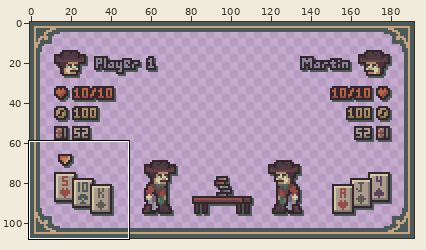
Pixel-art file, stored at dev/Curtel_Game.aseprite. Above: a wide view before the commit, with the close-up outlined.
Close-up. Before the edit:
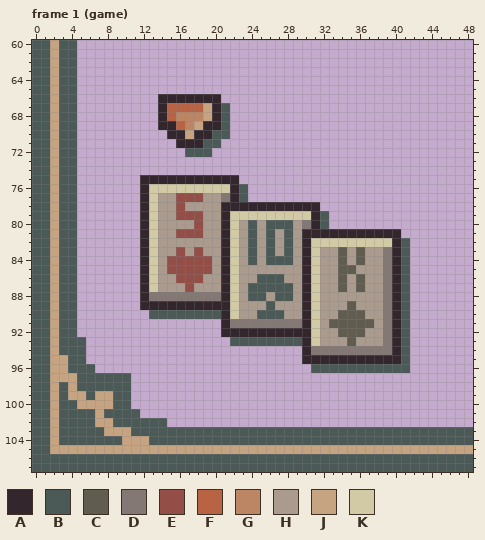
192x108 pixels, 2 frames. Colours within 5 levels of each other are drawn and written as one. Shown: frame 1 (game): x 0..48, y 60..107. The commit also changed other frames or places, which this record leaves out.
Visible layers, top first: "table", "hud", "cards", "players", "border", "background".
Palette (. is transparent): A #33272d  B #4b5a57  C #615c50  D #847875  E #934e48  F #b86343  G #bc8563  H #ab9b8e  J #c6a482  K #d2c9a5
Pixels before, frame 1 (game), first column x 0:
 60 BBJBB............................................
 61 BBJBB............................................
 62 BBJBB............................................
 63 BBJBB............................................
 64 BBJBB............................................
 65 BBJBB............................................
 66 BBJBB.........AAAAAAA............................
 67 BBJBB.........AFFFFJAB...........................
 68 BBJBB.........AFGGGJAB...........................
 69 BBJBB.........AAFGJAAB...........................
 70 BBJBB..........AAJAABB...........................
 71 BBJBB...........AAABB............................
 72 BBJBB............BBB.............................
 73 BBJBB............................................
 74 BBJBB............................................
 75 BBJBB.......AAAAAAAAAAA..........................
 76 BBJBB.......AKKKKKKKKKAB.........................
 77 BBJBB.......AKHHEEEHHDAB.........................
 78 BBJBB.......AKHHEHHHHAAAAAAAAAAA.................
 79 BBJBB.......AKHHEEEHHAKKKKKKKKKAB................
 80 BBJBB.......AKHHHHEHHAKHBHBBBHDAB................
 81 BBJBB.......AKHHEEEHHAKHBHBHBHAAAAAAAAAAA........
 82 BBJBB.......AKHHHHHHHAKHBHBHBHAKKKKKKKKKAB.......
 83 BBJBB.......AKHHEHEHHAKHBHBHBHAKHHCHCHHDAB.......
 84 BBJBB.......AKHEEEEEHAKHBHBBBHAKHHCHCHHDAB.......
 85 BBJBB.......AKHEEEEEHAKHHHHHHHAKHHCCHHHDAB.......
 86 BBJBB.......AKHHEEEHHAKHHBBBHHAKHHCHCHHDAB.......
 87 BBJBB.......AKHHHEHHHAKHBBBBBHAKHHCHCHHDAB.......
 88 BBJBB.......ADDDDDDDDAKHBBHBBHAKHHHHHHHDAB.......
 89 BBJBB.......AAAAAAAAAAKHHHBHHHAKHHHCHHHDAB.......
 90 BBJBB........BBBBBBBBAKHHBBBHHAKHHCCCHHDAB.......
 91 BBJBB................ADDDDDDDDAKHCCCCCHDAB.......
 92 BBJBB................AAAAAAAAAAKHHCCCHHDAB.......
 93 BBJBBB................BBBBBBBBAKHHHCHHHDAB.......
 94 BBJBBB........................ADDDDDDDDDAB.......
 95 BBJJBB........................AAAAAAAAAAAB.......
 96 BBJJBBB........................BBBBBBBBBBB.......
 97 BBJJJBBBBBB......................................
 98 BBJBJBBBBBB......................................
 99 BBJBJJBJJBB......................................
100 BBJBBJJJJBB......................................
101 BBJBBBBJBBBB.....................................
102 BBJBBBBJJBBBBBB..................................
103 BBJBBBBBJJJBBBBBBBBBBBBBBBBBBBBBBBBBBBBBBBBBBBBBB
104 BBJBBBBBBBJJJBBBBBBBBBBBBBBBBBBBBBBBBBBBBBBBBBBBB
105 BBJJJJJJJJJJJJJJJJJJJJJJJJJJJJJJJJJJJJJJJJJJJJJJJ
106 BBBBBBBBBBBBBBBBBBBBBBBBBBBBBBBBBBBBBBBBBBBBBBBBB
107 BBBBBBBBBBBBBBBBBBBBBBBBBBBBBBBBBBBBBBBBBBBBBBBBB
Now the later version:
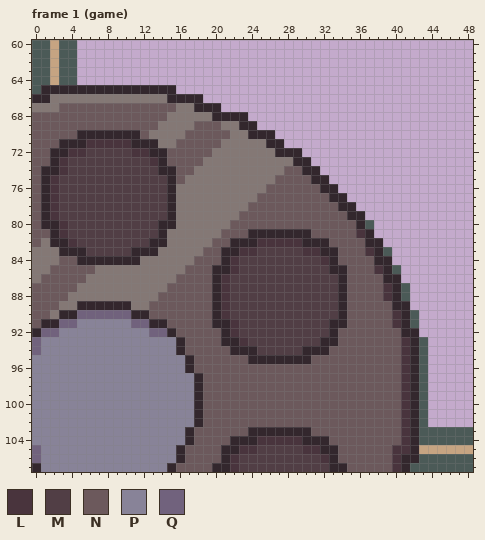
Colours new in this view: L #49343d  M #513e45  N #6c595c  P #888398  Q #71627d
Difference:
layer "cards" now hidden
layer "barrel" now shown
Changed rows in their new state; - is an unchanged pixel.
Frame 1 (game):
first column x 0:
 65 -AAAAAAAAAAAAAAA----------------------------
 66 AADDDDDDDDDDDDD----..-----------------------
 67 DDDNNNNNNNNNNNNNDDAA-.----------------------
 68 NNNNNNNNNNNNNNNDDDDD-AAA--------------------
 69 NNNNNNNNNNNNNNDDDDNNNDDAA-------------------
 70 NNNNNAAAAAAANDDDDNNNNNDDAAA-----------------
 71 NNNAAALLLLLAAADDNNNNNDDDDDAA----------------
 72 NNAALLMMMMMLLAANNNNNDDDDDDDAAA--------------
 73 NNALMMMMMMMMMLANNNNDDDDDDDDDDAA-------------
 74 NAALMMMMMMMMMMAANNDDDDDDDDDDNNAA------------
 75 NALMMMMMMMMMMMM-NDDDDDDDDDDNNNNAA-----------
 76 NALMMMMMMMMMMMMADDDDDDDDDDNNNNNNAA----------
 77 NALMMMMMMMMMMMMADDDDD-DDDNNNNNNNNAA---------
 78 NALMMMMMMMMMMMMADDDDDDDDNNNNNNNNNNAA--------
 79 NALMMMMMMMMMMMMADDDDDDDNNNNNNNNNNNNAA-------
 80 NAALMMMMMMMMMMAADDDDDDNNNNNNNNNNNNNNAB------
 81 NNALMMMMMMMMMMADDDDDDNNNAAAAAA-NNNNNL-...---
 82 NDAALMMMMMMMMAADDDDDNNAAALLLLL-AANNNNAA...--
 83 DDDAAAMMMMMA-ADDDDDNN-ALLMMMMMLLAANNNLAB..--
 84 DDDNNAAAAAAADDDDDDNNN-LMMMMMMMMMLANNNNAA..--
 85 DDNNNNNDDDDDDDDDDNNNA-LMMMMMMMMMMAANNNLAB.--
 86 DNNNNNDDDDDDDDDDNNNNALMMMMMMMMMMMMANNNNA-.--
 87 NNNNNDDDDDDDDDDNNNNNALMMMMMMMMMMMMANNNNL----
 88 NNNNDDDDDDDDD-NNNNNNALMMMMMMMMMMMMANNNNL----
 89 NNNDDAAAAAADDNNNNNNN-LMMMMMMMMMMMMANNNNN-A--
 90 NNDAAQQQQQQAANNNNNNNALMMMMMMMMMMMMANNNNNLAB-
 91 NAAQQPPPPPPQQAANNNNNA-LMMMMMMMMMMAANNNNNLAB-
 92 AQQPPPPPPPPPPQQANNNNN-LMMMMMMMMMMANNNNNNNAA-
 93 QPPPPPPPPPPPPPPPANNNNAALMMMMMMMMAANNNNNNNLAB
 94 QPPPPPPPPPPPPPPPANNNNNAAAMMMMM-AANNNNNNNNLAB
 95 PPPPPPPPPPPPPPPPPANNNNNNAAAAAA-NNNNNNNNNNLAB
 96 PPPPPPPPPPPPPPPPPANNNNNNNNNNNNNNNNNNNNNNNLAB
 97 PPPPPPPPPPPPPPPPPPANNNNNNNNNNNNNNNNNNNNNNLAB
 98 PPPPPPPPPPPPPPPPPPANNNNNNNNNNNNNNNNNNNNNNLAB
 99 PPPPPPPPPPPPPPPPPPANNNNNNNNNNNNNNNNNNNNNNLAB
100 PPPPPPPPPPPPPPPPPPANNNNNNNNNNNNNNNNNNNNNNLAB
101 PPPPPPPPPPPPPPPPPPANNNNNNNNNNNNNNNNNNNNNNLAB
102 PPPPPPPPPPPPPPPPPPANNNNNNNNNNNNNNNNNNNNNNLAB
103 PPPPPPPPPPPPPPPPPANNNNNNAAAAAAANNNNNNNNNNLA-
104 PPPPPPPPPPPPPPPPPANNNNAAALLLLLAAANNNNNNNNLA-
105 QPPPPPPPPPPPPPPPANNNNAALLMMMMMLLAANNNNNNLLA-
106 QPPPPPPPPPPPPPPPANNNNALMMMMMMMMMLANNNNNNLAA-
107 APPPPPPPPPPPPPPANNNNAALMMMMMMMMMMAANNNNNLA--
Changed places in both close-ups, as pixel boxes (x1, y1, x2, y2):
changed: (32, 85, 428, 472)
